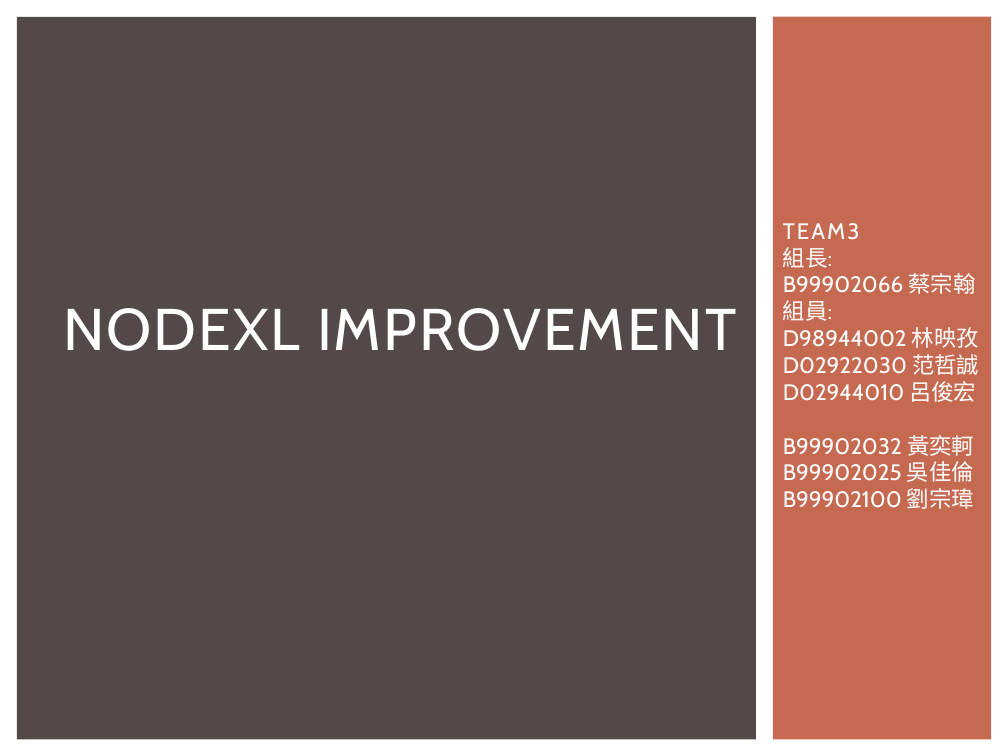
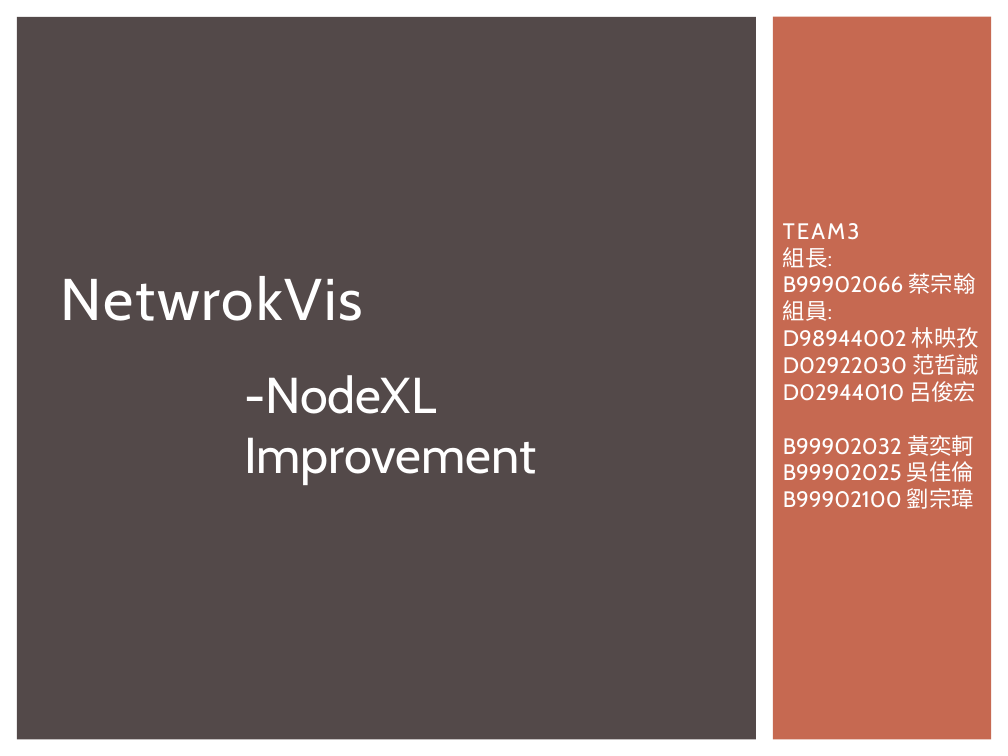
Before and after one commit to 2014-sed-team3/term-project, a slide deck: slide 1 of project/report/report.pptx. Drawn at 1008x756 pixels with LibreOffice and Linux fonts; fonts in the diff are those of the drawing. Boxes give left, top, right and bottom in pixels: in the first picture for what was removed or moved away, otherwise in the second. Text is boxed around its words. In the diff, an @@ line names an element or a change of style, - is before the commit and + after.

```diff
--- a/project/report/report.pptx
+++ b/project/report/report.pptx
@@ title at [60, 276, 362, 321]: text changed @@
-NODEXL IMPROVEMENT
+NetwrokVis
@@ text added at [244, 375, 536, 484], 36 pt, text #FFFFFF @@
+-NodeXL Improvement
```
Also in this commit, not shown: 11 other slides changed, 10 slides added, 2 other files.
